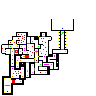
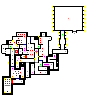
Two versions of the same layered image (w=96, h=96). Layer-by-layer changes:
painted on "Mid" over left=2, top=6, right=85, bottom=85
painted on "Bottom" over left=2, top=6, right=83, bottom=85
